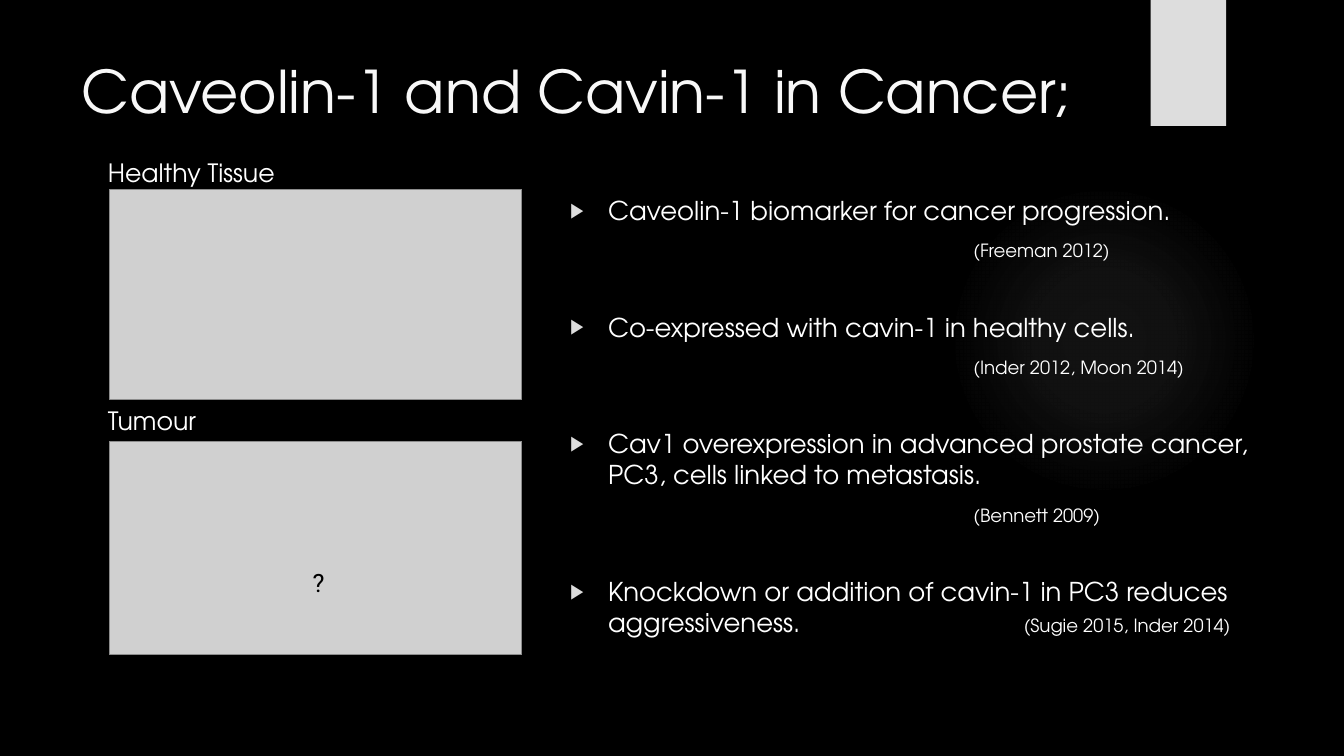
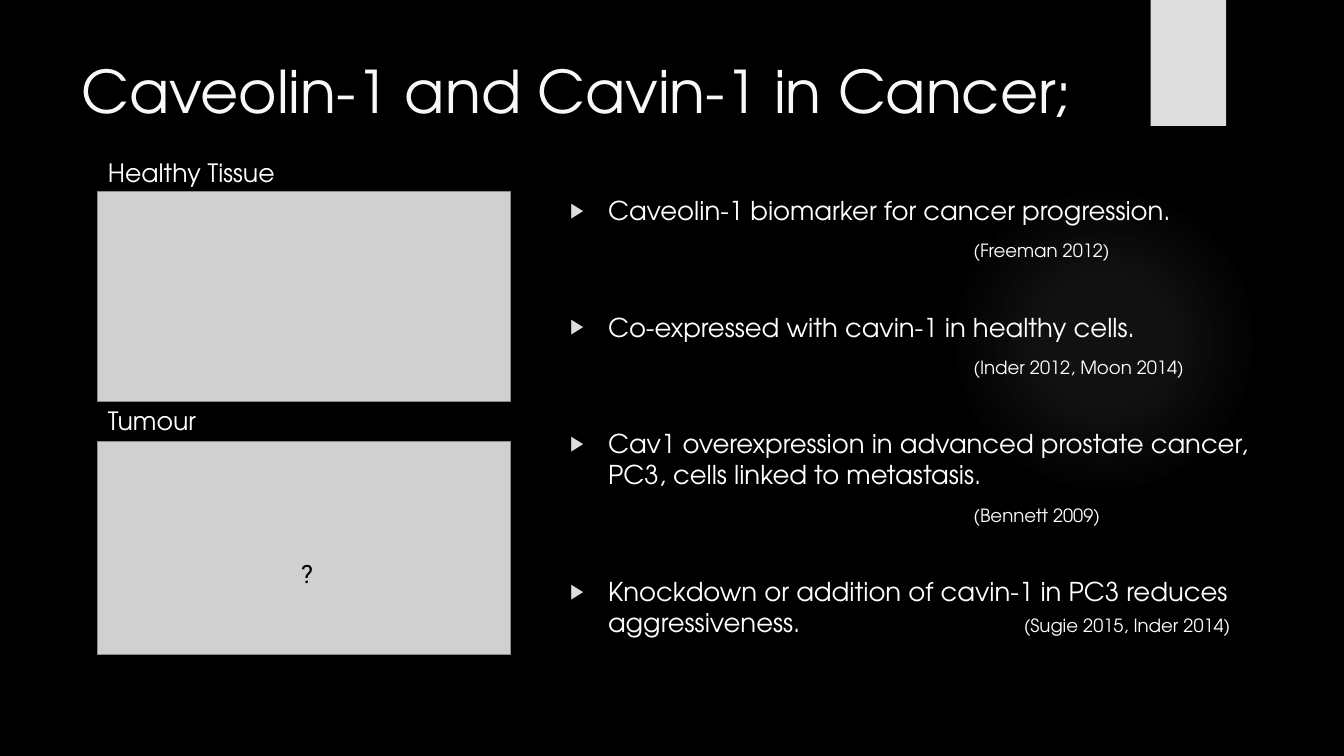
Before and after one commit to HarleyRobinson/Honours2, a slide deck: slide 3 of SeminarSlides.pptx. Drawn at 1344x756 pixels with LibreOffice and Linux fonts; fonts in the diff are those of the drawing; grey boxes stand for pictures; background and template pictures are left out. Boxes give left, top, right and bottom in pixels: in the first picture for what was removed or moved away, otherwise in the second. Text is boxed around its words. In the diff, an @@ line names an element or a change of style, - is before the commit and + after.

```diff
--- a/SeminarSlides.pptx
+++ b/SeminarSlides.pptx
@@ picture: place and size @@
-picture at [110, 190, 522, 399]
+picture at [98, 192, 510, 401]
@@ picture: place and size @@
-picture at [110, 442, 522, 655]
+picture at [98, 442, 510, 655]
@@ text "?": place and size @@
-text "?" at [302, 563, 336, 603]
+text "?" at [291, 554, 325, 594]
```
Also in this commit, not shown: 3 other slides changed, 1 other file.
